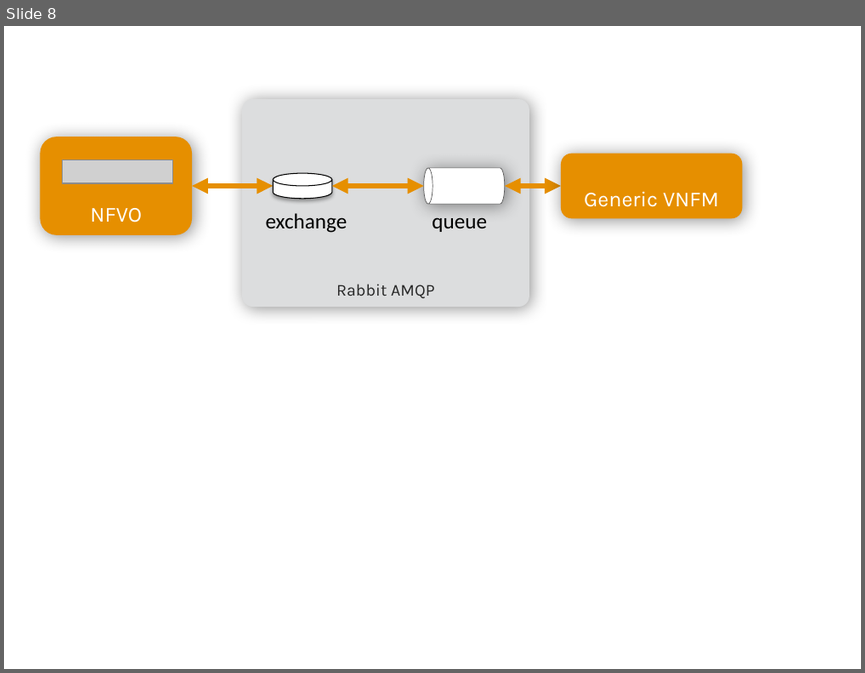
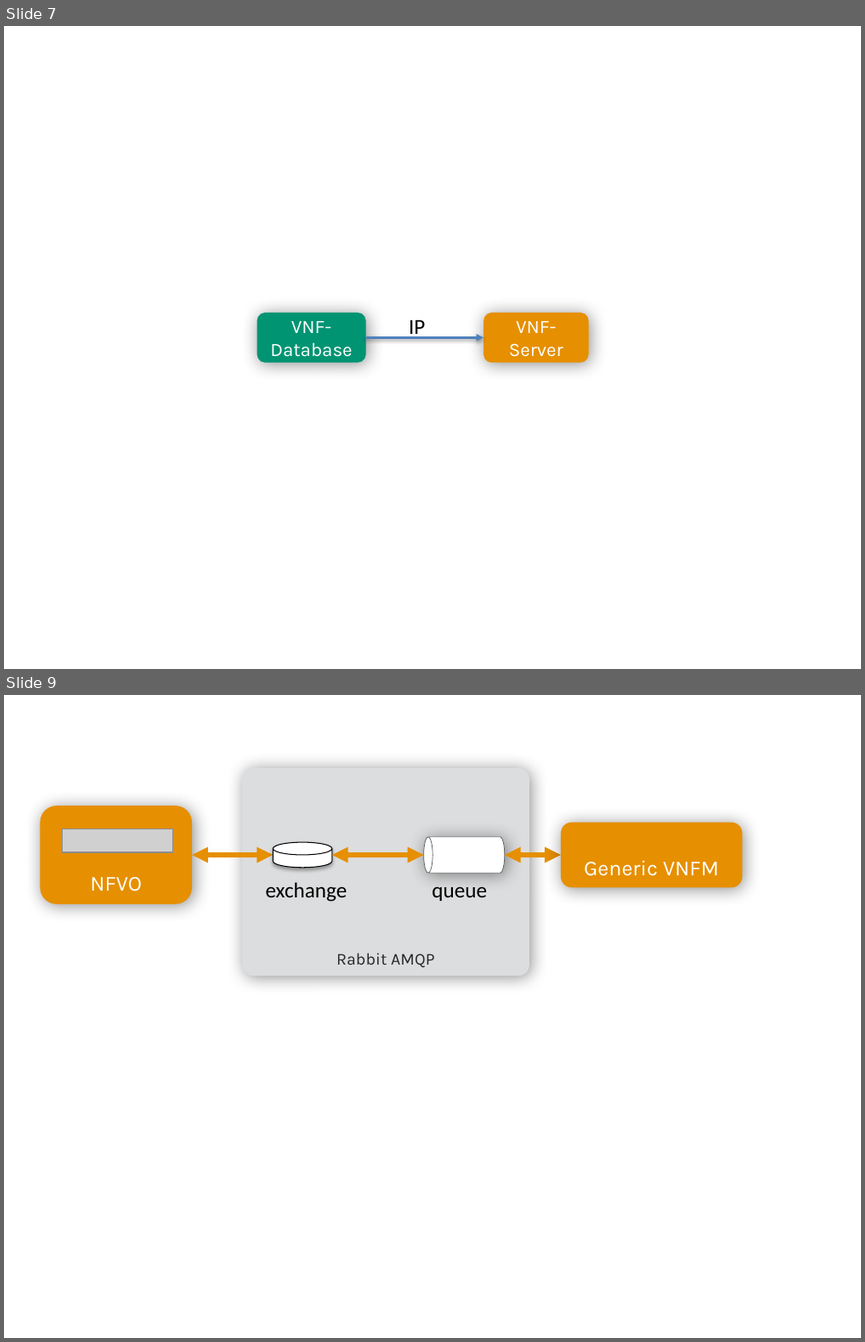
Before and after one commit to openbaton/docs, a slide deck: docs/images/openbaton-stencils.pptx. Shown one above the other, each under a label of ours: slide 8 before the commit, slides 7 and 9 after it; the slides between them are not shown. The pictures are 865x673 and 865x1342 pixels, drawn with LibreOffice and Linux fonts; fonts in the diff are those of the drawing; grey boxes stand for pictures. Boxes give left, top, right and bottom in pixels: in the first picture for what was removed or moved away, otherwise in the second. Text is boxed around its words. In the diff, an @@ line names an element or a change of style, - is before the commit and + after.

```diff
--- a/docs/images/openbaton-stencils.pptx
+++ b/docs/images/openbaton-stencils.pptx
@@ slide 7 added at <box>4,26,861,669</box>, background #FFFFFF @@
@@ rounded rectangle added at <box>256,312,365,362</box>, fill #009473, 16 pt, text #FFFFFF @@
+VNF-Database
@@ text added at <box>409,319,425,339</box>, 18 pt, text #000000 @@
+IP
@@ rounded rectangle added at <box>483,312,589,362</box>, fill #E68F00, 16 pt, text #FFFFFF @@
+VNF-Server
@@ arrow added from (365, 337) to (483, 337), #4F81BD 2 pt @@
@@ what was slide 8 is now slide 9 @@
```
Also in this commit, not shown: 2 slides changed, 1 other slide added, 1 slide removed, 10 other files.
